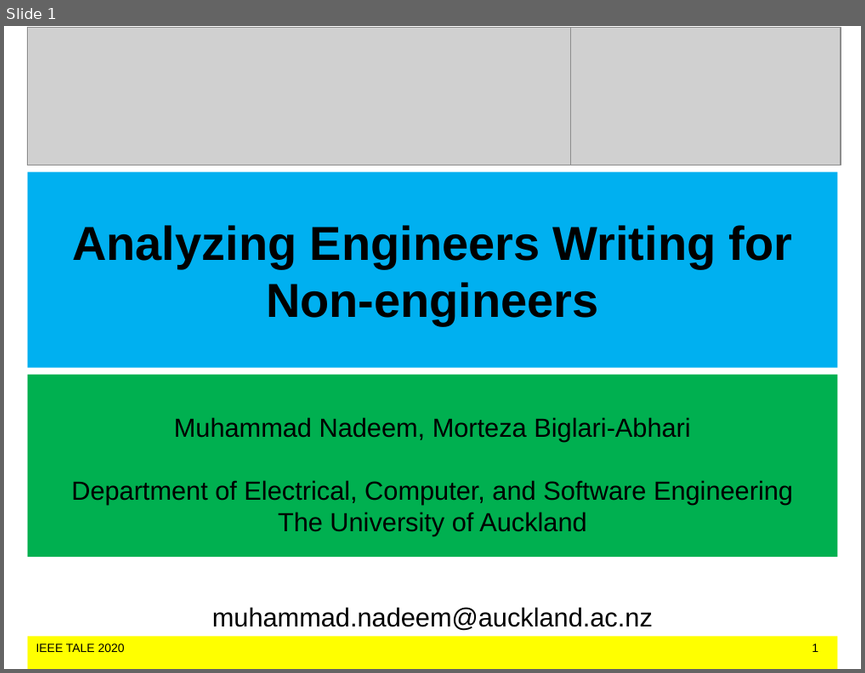
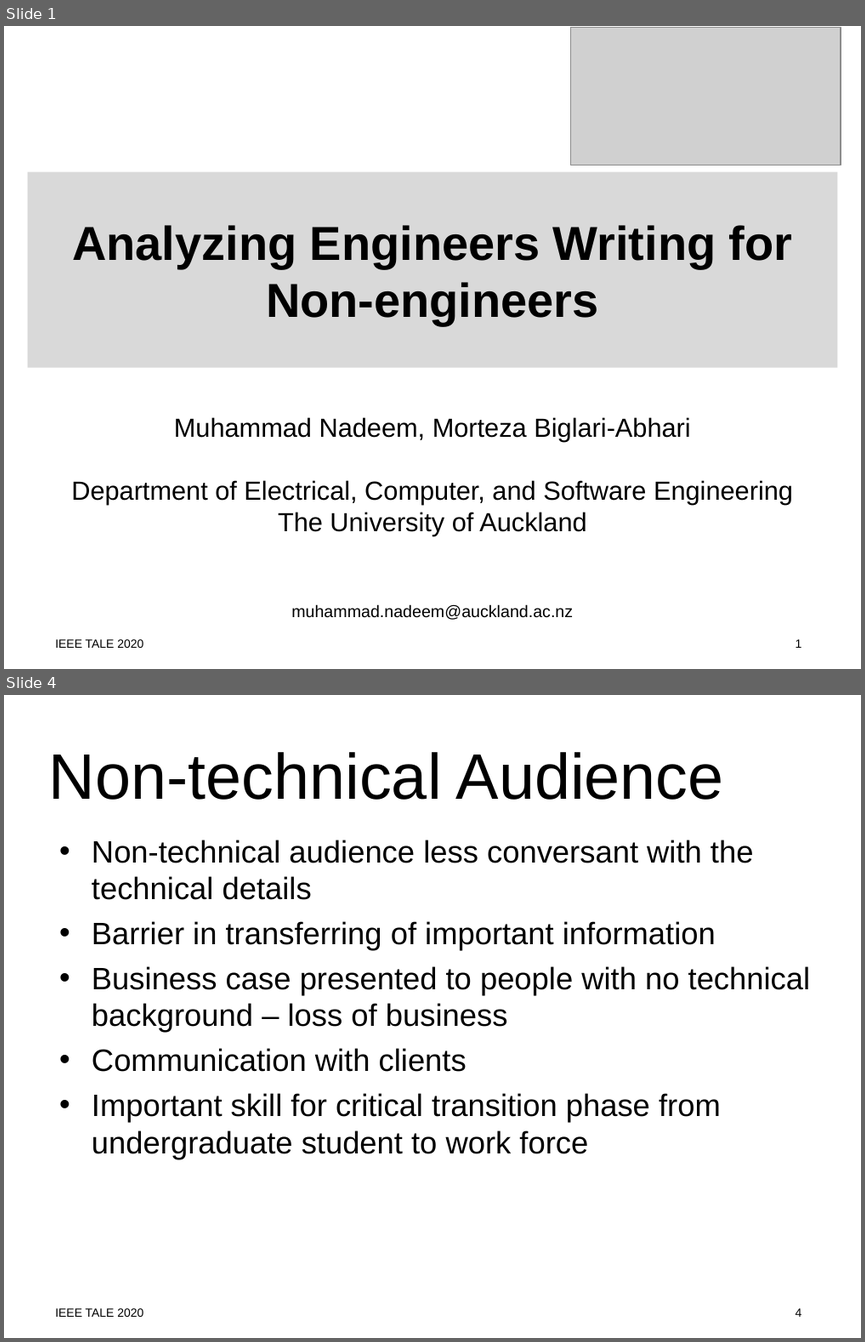
Before and after one commit to MuhammadNadeemAUM/Writing-Diet, a slide deck: Nadeem_IEEE TALE_259.ppt. Shown one above the other, each under a label of ours: slide 1 before the commit, slides 1 and 4 after it; the slides between them are not shown. The pictures are 865x673 and 865x1342 pixels, drawn with LibreOffice and Linux fonts; fonts in the diff are those of the drawing; grey boxes stand for pictures. Boxes give left, top, right and bottom in pixels: in the first picture for what was removed or moved away, otherwise in the second. Text is boxed around its words. In the diff, an @@ line names an element or a change of style, - is before the commit and + after.

```diff
--- a/Nadeem_IEEE TALE_259.ppt
+++ b/Nadeem_IEEE TALE_259.ppt
@@ slide 4 added at box(4, 695, 861, 1338), background #FFFFFF; not listed: 1 template element that a slide beside it also shows @@
@@ title added at box(49, 752, 724, 800), 54 pt, text #000000 @@
+Non-technical Audience
@@ text added at box(92, 839, 811, 1159), 26 pt, text #000000 @@
+• Non-technical audience less conversant with the technical details
+• Barrier in transferring of important information
+• Business case presented to people with no technical background – loss of business
+• Communication with clients
+• Important skill for critical transition phase from undergraduate student to work force
@@ slide 1 changed as well @@
@@ picture removed at box(27, 28, 570, 165) @@
@@ title "Analyzing Engineers Writing for Non-engineers" at box(27, 171, 837, 367): fill #00B0F0 to #D9D9D9 @@
@@ subtitle "Muhammad Nadeem, Morteza Biglari-Abhari": place and size @@
-subtitle "Muhammad Nadeem, Morteza Biglari-Abhari" at box(27, 374, 837, 556)
+subtitle "Muhammad Nadeem, Morteza Biglari-Abhari" at box(71, 417, 793, 619)
@@ subtitle "Muhammad Nadeem, Morteza Biglari-Abhari" at box(71, 417, 793, 619): fill #00B050 to none @@
@@ subtitle at box(291, 604, 573, 619): size 22 to 14 pt in "muhammad.nadeem@auckland.ac.nz"; less space between paragraphs @@
@@ text: place and size @@
-text at box(27, 636, 837, 669)
+text at box(55, 639, 802, 647)
@@ text at box(55, 639, 802, 647): fill #FFFF00 to none @@
```
Also in this commit, not shown: 2 other slides changed, 10 other slides added, 8 slides removed, 5 other files.
